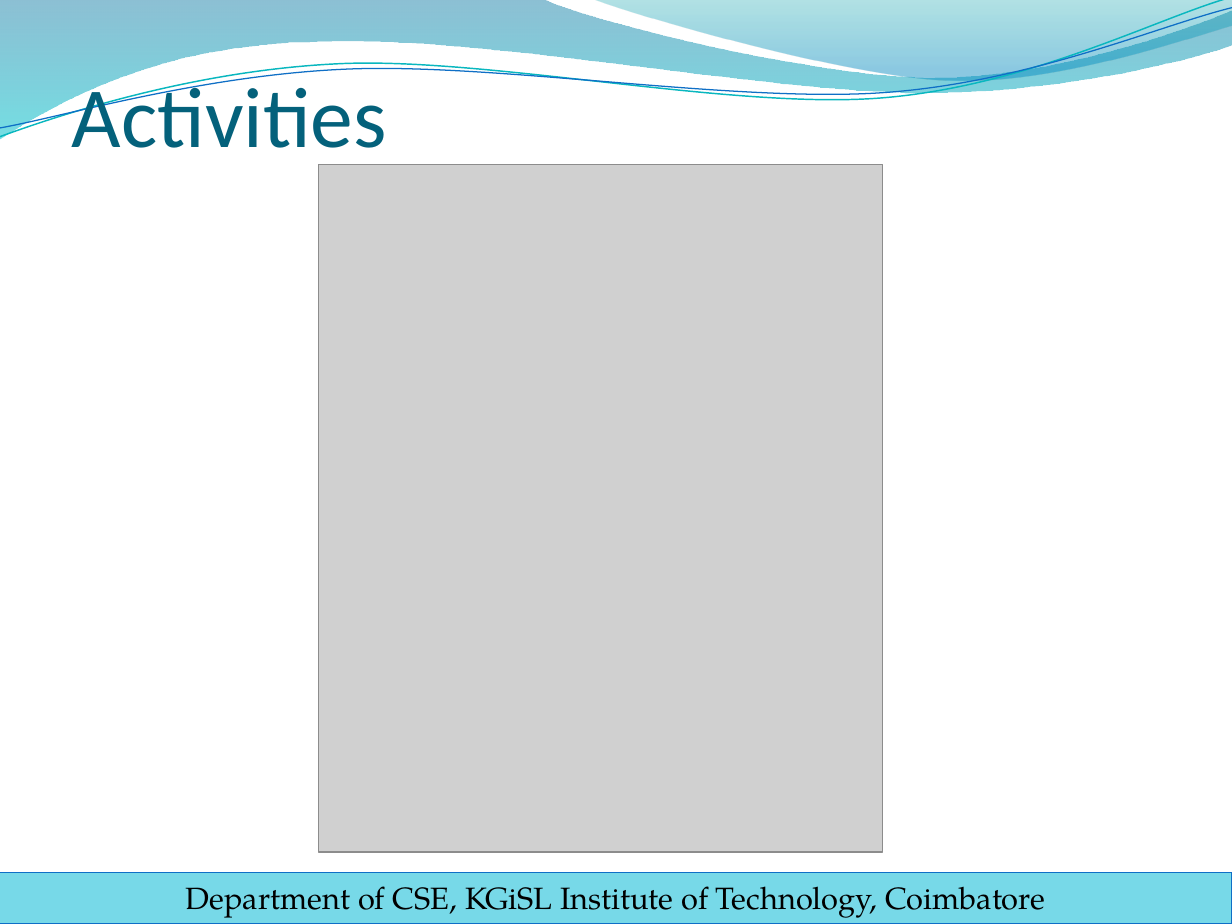
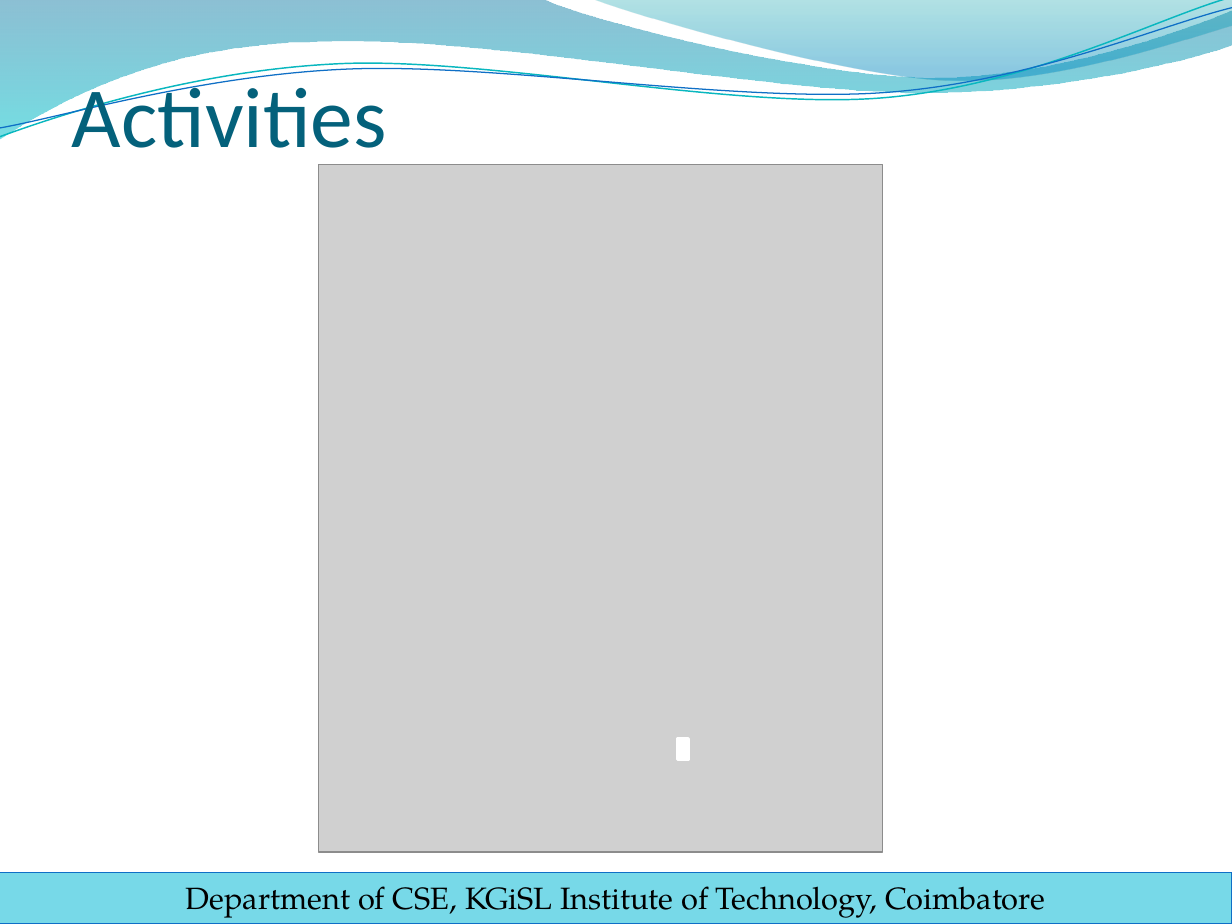
Before and after one commit to sanjay-rb/Ticket-Assignment-Automation, a slide deck: slide 14 of Ticket_Automation/WS/Docs/PPT/final_review_template.pptx. Drawn at 1232x924 pixels with LibreOffice and Linux fonts; fonts in the diff are those of the drawing; grey boxes stand for pictures; background and template pictures are left out. Boxes give left, top, right and bottom in pixels: in the first picture for what was removed or moved away, otherwise in the second. Text is boxed around its words. In the diff, an @@ line names an element or a change of style, - is before the commit and + after.

```diff
--- a/Ticket_Automation/WS/Docs/PPT/final_review_template.pptx
+++ b/Ticket_Automation/WS/Docs/PPT/final_review_template.pptx
@@ rectangle added at (678, 739, 687, 760), fill #FFFFFF, outline #FFFFFF 2 pt @@
```
Also in this commit, not shown: 4 other slides changed, 10 other files.
